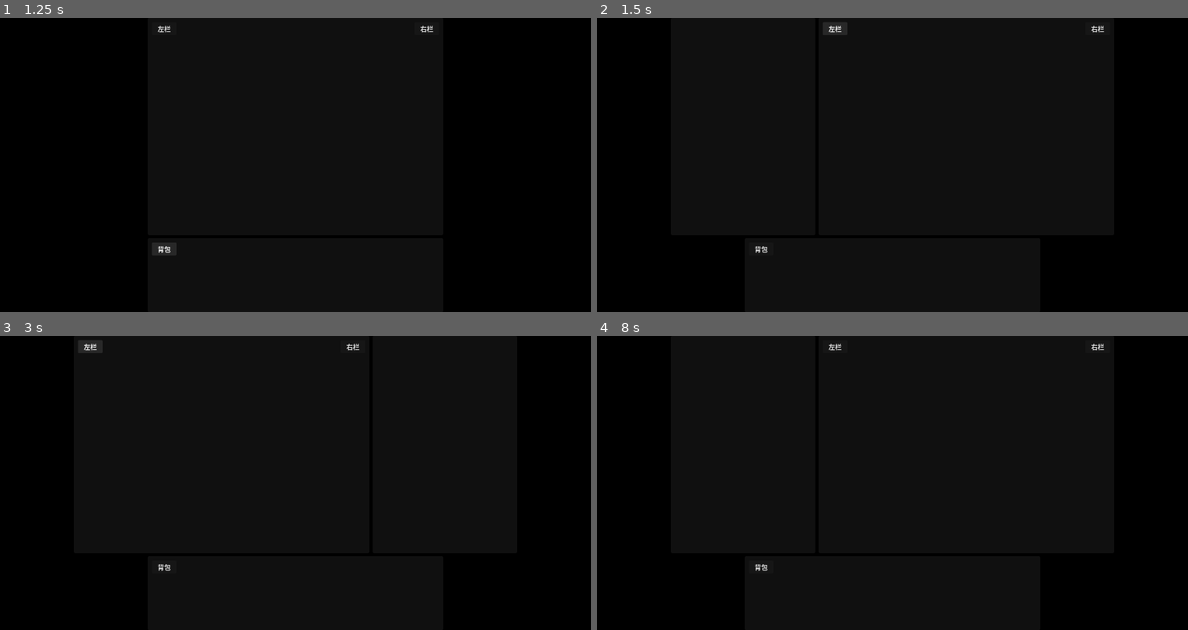
Above: before the commit, frames 1-4 (two rows, left to right).
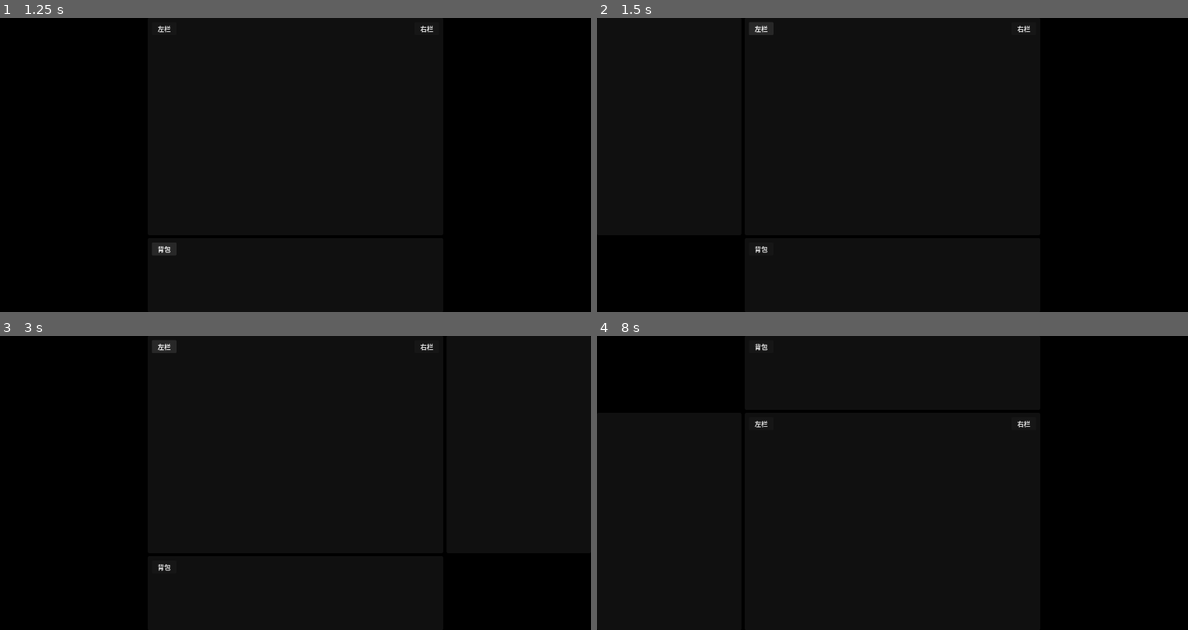
Above: after the commit, the same moments.

Repository: xiaowei2016/roguefall
Game: Godot game, scene res://scenes/main.tscn
Two runs of this game, one before a commit and one after it. Both use one fixed random seed, a clock stepped at 60 frames per second and the inputs below.
Inputs (mouse positions are in pixels of both pictures, inside the frame that each line leads up to):
- Up to frame 1 (1.25 s): click "背包" at 0.5 s
- Up to frame 2 (1.5 s): click "左栏" at 1.25 s
- Up to frame 3 (3 s): click "右栏" at 2 s; click "左栏" at 2.75 s
- Up to frame 4 (8 s): click "右栏" at 3.5 s; click "背包" at 4.25 s; click "背包" at 5 s; click "左栏" at 5.75 s; click "右栏" at 6.5 s; tap Enter at 7.25 s; drag from (667, 444) to (951, 418) at 7.27 s

Frame 1 is identical in both runs. In frame 2, 0.1% of the frame differs, in the area x 26-86%, y 2-6%; in frame 3, 0.3%, in the area x 13-74%, y 1-6%; in frame 4, 0.2%.

Commit message:
fix: 废除三栏组居中公式，cx=battle_x，拖拽只clamp BattleBar屏幕矩形

Diff:
--- a/scripts/main.gd
+++ b/scripts/main.gd
@@ -97,23 +97,26 @@
 
 	battle_bar.position.y = battle_y
 
-	# 水平布局：三栏组合体中心对齐战斗条中心
-	# 组合体 = 所有可见面板 + 间距，cx 是中栏左边缘
-	var left_span := PW + GAP if left_panel.visible else 0
-	var right_span := PW + GAP if right_panel.visible else 0
-	var bb_center := battle_x + CW / 2
-
-	var cx := bb_center - CW / 2 + (left_span - right_span) / 2
-	var lx := cx - left_span
-	var rx := cx + CW + (GAP if right_panel.visible else 0)
-
-	# 若组合体超出窗口边界，整体居中（放弃对齐战斗条）
-	var group_left := lx if left_panel.visible else cx
-	var group_right := cx + CW + right_span
-	if group_left < 0 or group_right > WIN_W:
-		cx = (WIN_W - CW) / 2 + (left_span - right_span) / 2
-		lx = cx - left_span
-		rx = cx + CW + (GAP if right_panel.visible else 0)
+	# 水平布局：CenterPanel 始终对齐 BattleBar
+	var cx := battle_x
+	var lx := cx - PW - GAP
+	var rx := cx + CW + GAP
+
+	# 可见面板溢出窗口时，挪窗口归位（不改变面板间相对关系）
+	if left_panel.visible and lx < 0:
+		win.position.x -= lx
+	if right_panel.visible and rx + PW > WIN_W:
+		win.position.x -= (rx + PW - WIN_W)
+
+	# 窗口不越屏幕（usable_rect 过小时跳过 clamp）
+	var min_x := screen.position.x + EDGE_MARGIN
+	var max_x := screen.position.x + screen.size.x - WIN_W - EDGE_MARGIN
+	var min_y := screen.position.y + EDGE_MARGIN
+	var max_y := screen.position.y + screen.size.y - WIN_H - EDGE_MARGIN
+	if max_x >= min_x:
+		win.position.x = clampi(win.position.x, min_x, max_x)
+	if max_y >= min_y:
+		win.position.y = clampi(win.position.y, min_y, max_y)
 
 	left_panel.position = Vector2i(lx, panel_y)
 	center_panel.position = Vector2i(cx, panel_y)
@@ -157,11 +160,15 @@
 	var win := get_window()
 	var screen := DisplayServer.screen_get_usable_rect(win.current_screen)
 
-	# Clamp 窗口到屏幕 usable_rect，确保翻转/回落后整窗可见
-	pos.x = clampi(pos.x, screen.position.x + EDGE_MARGIN, screen.position.x + screen.size.x - WIN_W - EDGE_MARGIN)
-	pos.y = clampi(pos.y, screen.position.y + EDGE_MARGIN, screen.position.y + screen.size.y - WIN_H - EDGE_MARGIN)
-
-	win.position = pos
+	# Clamp BattleBar 屏幕矩形，窗口可局部出屏
+	var bb_x := int(battle_bar.position.x)
+	var bb_y := int(battle_bar.position.y)
+	var bsx := pos.x + bb_x
+	var bsy := pos.y + bb_y
+	bsx = clampi(bsx, screen.position.x + EDGE_MARGIN, screen.position.x + screen.size.x - battle_bar.size.x - EDGE_MARGIN)
+	bsy = clampi(bsy, screen.position.y + EDGE_MARGIN, screen.position.y + screen.size.y - BATTLE_H - EDGE_MARGIN)
+
+	win.position = Vector2i(bsx - bb_x, bsy - bb_y)
 
 
 # ===== 持久化 =====
